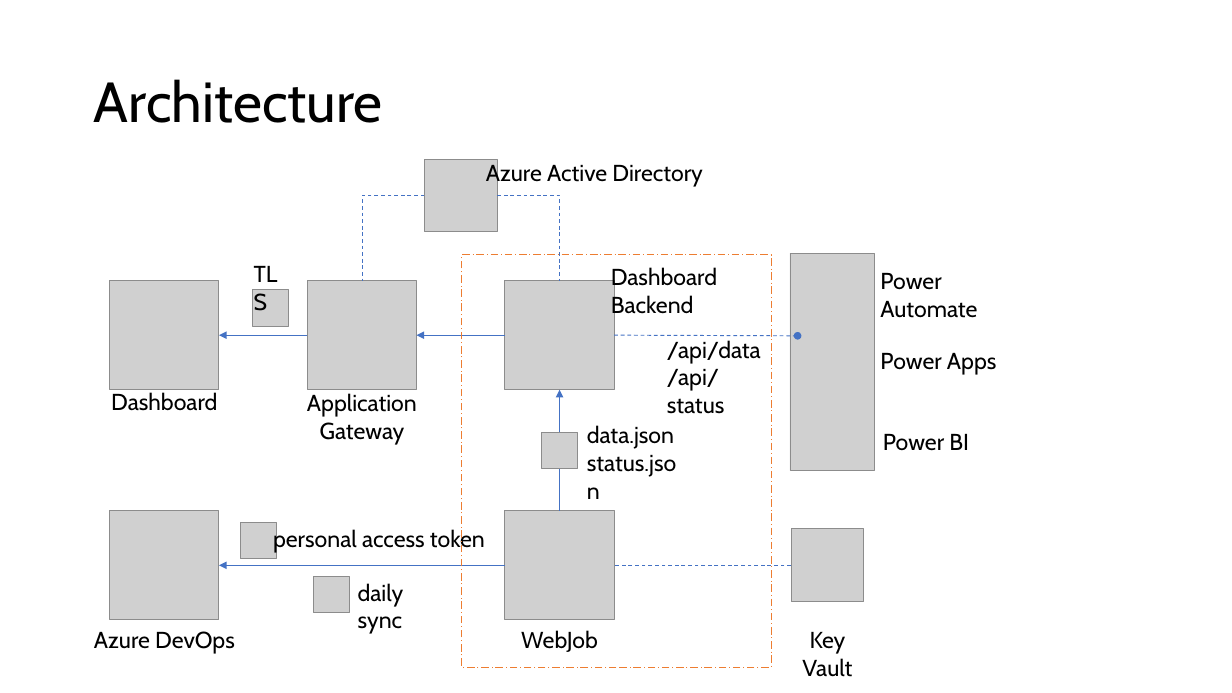
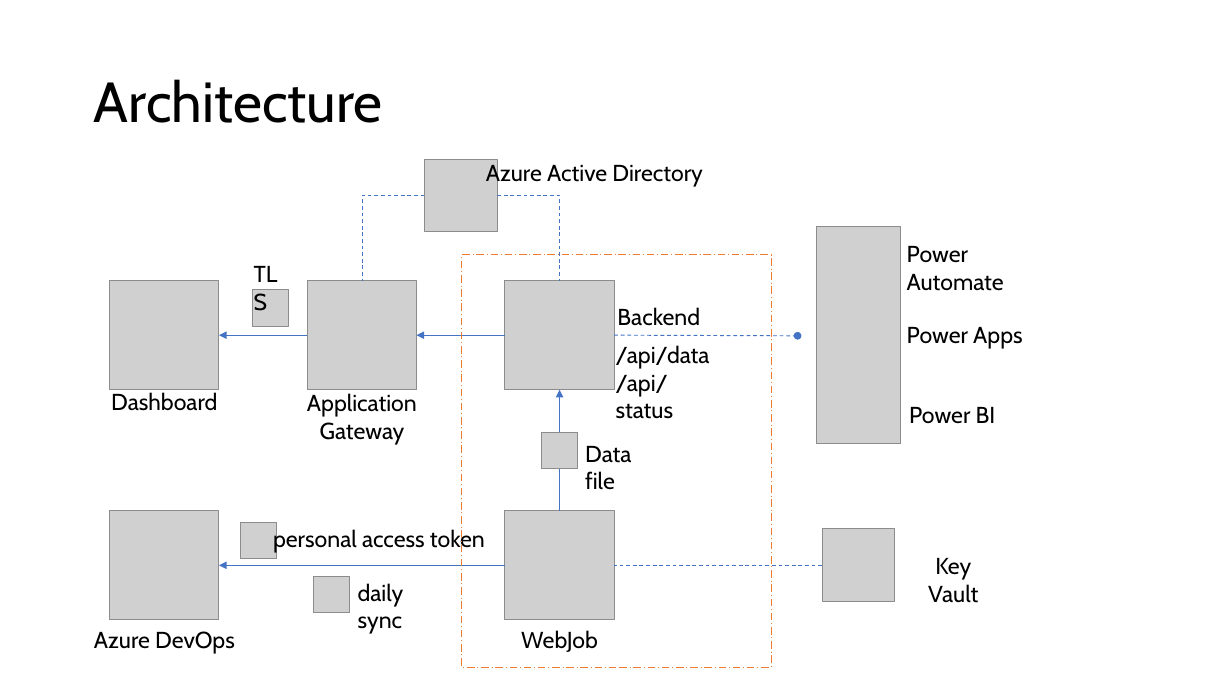
Before and after one commit to cschotte/Azure-DevOps-Dashboard, a slide deck: slide 1 of Architecture/Architecture.pptx. Drawn at 1232x693 pixels with LibreOffice and Linux fonts; fonts in the diff are those of the drawing; grey boxes stand for pictures. Boxes give left, top, right and bottom in pixels: in the first picture for what was removed or moved away, otherwise in the second. Text is boxed around its words. In the diff, an @@ line names an element or a change of style, - is before the commit and + after.

```diff
--- a/Architecture/Architecture.pptx
+++ b/Architecture/Architecture.pptx
@@ text at box(611, 267, 717, 292): paragraph removed @@
-Dashboard
@@ text "Backend": place and size @@
-text "Backend" at box(611, 267, 717, 319)
+text "Backend" at box(617, 307, 700, 326)
@@ 3 texts, 1 picture: place and size @@
-3 texts, 1 picture at box(790, 253, 997, 470)
+3 texts, 1 picture at box(816, 226, 1023, 444)
@@ text "/api/data": place and size @@
-text "/api/data" at box(667, 340, 761, 414)
+text "/api/data" at box(616, 345, 710, 419)
@@ text at box(585, 446, 631, 490): text changed @@
-data.json
-status.json
+Data file
@@ picture: place and size @@
-picture at box(791, 530, 864, 603)
+picture at box(823, 530, 896, 603)
@@ line moved from (791, 566) - (615, 566) to (823, 566) - (615, 566) @@
@@ text "Key Vault": place and size @@
-text "Key Vault" at box(802, 632, 852, 677)
+text "Key Vault" at box(928, 558, 978, 603)
```
Also in this commit, not shown: 2 other files.
